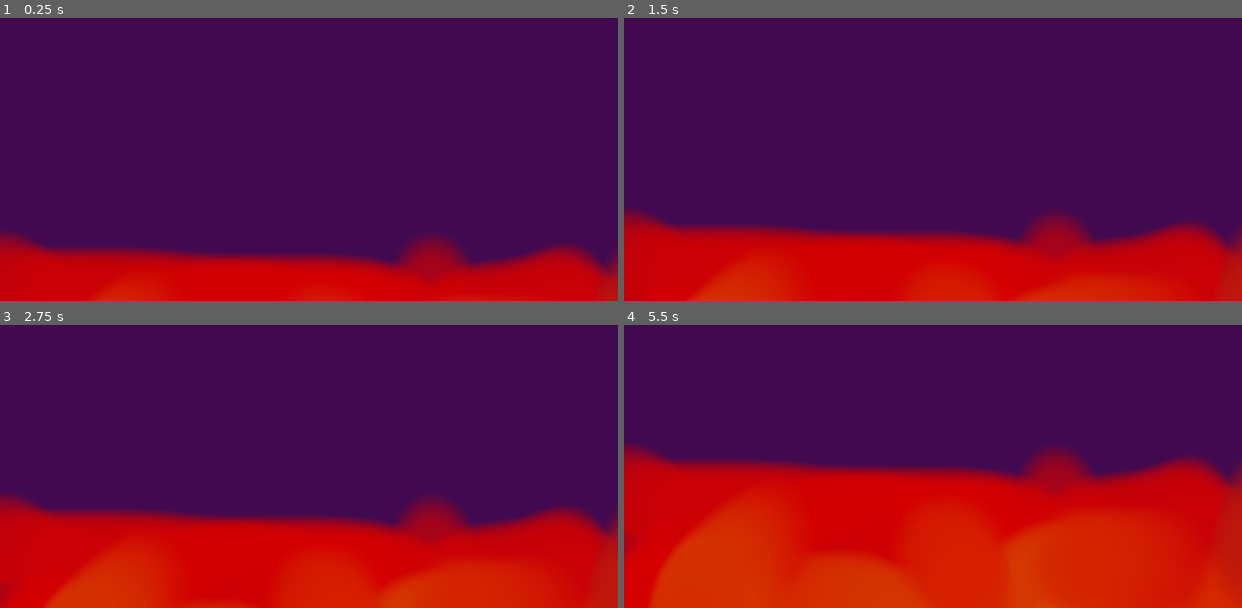
Above: before the commit, frames 1-4 (two rows, left to right).
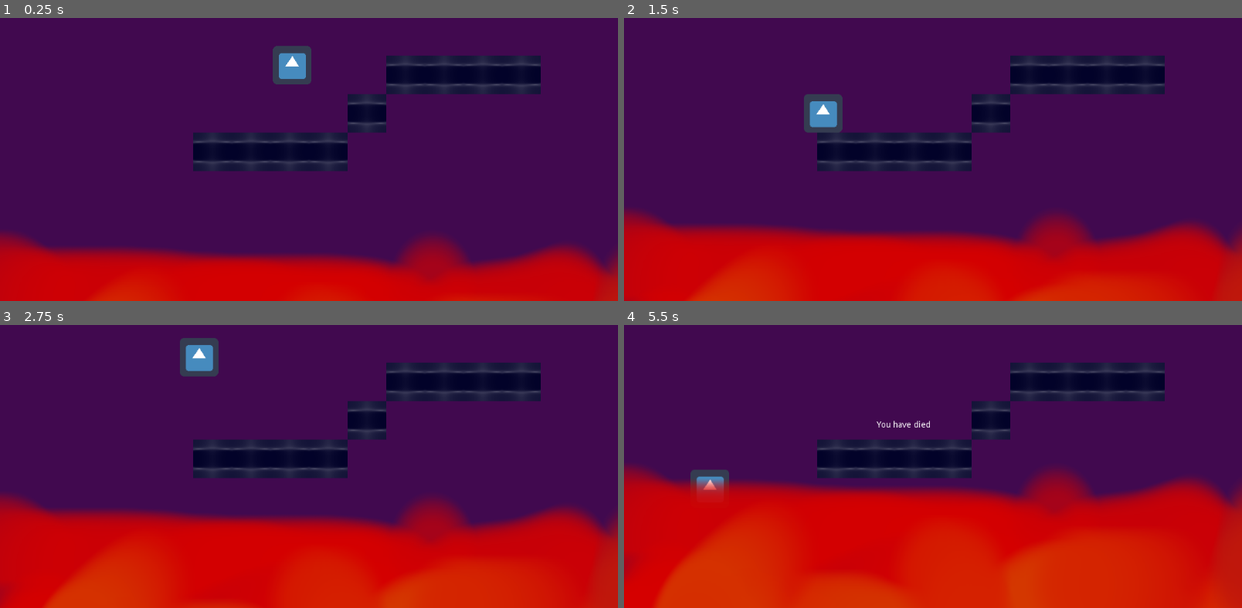
Above: after the commit, the same moments.

Repository: Schmo103/Project-Archimedes-Github-Game-Off-2022-
Game: Godot game, scene res://world.tscn
The game is run twice, just before and just after one commit, with the same random seed, the same clock (stepped at 60 frames per second) and the same inputs. The project has no main scene, so this scene is started directly. The engine's default icon, where the game draws it, is replaced by a stand-in: a white triangle on a blue panel in a dark square.
Inputs:
- Up to frame 1 (0.25 s): no input
- Up to frame 2 (1.5 s): tap Enter (ui_accept) at 0.5, 0.77, 1.07 s; hold A (ui_a, bound only after the commit) 0.53-1.28 s; tap D (ui_d, bound only after the commit) at 0.8, 1.35 s
- Up to frame 3 (2.75 s): tap Enter (ui_accept) at 1.52, 1.82, 2.3 s; tap W (ui_w, bound only after the commit) at 1.55 s; hold W (ui_w, bound only after the commit) from 2.03 s (still down)
- Up to frame 4 (5.5 s): release W (ui_w, bound only after the commit) at 2.78 s; tap Enter (ui_accept) at 2.85, 3.02, 3.32, 3.77, 4.07, 4.52, 4.82, 5.3 s; tap A (ui_a, bound only after the commit) at 3.05 s; hold A (ui_a, bound only after the commit) 3.53-4.28 s; tap D (ui_d, bound only after the commit) at 3.8, 4.35 s; tap W (ui_w, bound only after the commit) at 4.55 s; hold W (ui_w, bound only after the commit) from 5.03 s (still down)

The runs differ from the first frame. In frame 1, 8.4% of the frame differs, in the area x 31-88%, y 9-54%; in frame 2, 8.4%; in frame 3, 8.4%; in frame 4, 22%, in the area x 0-100%, y 13-100%.

Commit message:
added player
added player movement
added death by lava

Diff:
--- a/Archimedes/lava.gd
+++ b/Archimedes/lava.gd
@@ -1,9 +1,10 @@
 extends Sprite
 var MAX_HEIGHT = 0
-onready var HEIGHT = position.y - 300
+var down_offset = 340
+onready var HEIGHT = position.y - down_offset
 var speed = .5
 
 func _process(_delta):
 	if HEIGHT > MAX_HEIGHT:
 		position.y -= speed
-		HEIGHT = position.y - 300
+		HEIGHT = position.y - down_offset
--- /dev/null
+++ b/Archimedes/player.gd
@@ -0,0 +1,38 @@
+extends KinematicBody2D
+var speed = 250
+var velocity = Vector2(0, 0)
+var jump = false
+var grav = 20
+var jump_speed = 500
+
+onready var world = get_parent()
+
+func _ready():
+	pass
+
+func die():
+	print("You have died")
+	get_tree().paused = true
+	world.get_node("death_note").visible = true
+
+func _physics_process(_delta):
+	velocity.x = 0 #velocity left/right resets
+	jump = false
+	if Input.is_action_pressed("ui_a"):
+		velocity.x -= speed
+	if Input.is_action_pressed("ui_d"):
+		velocity.x += speed
+	if Input.is_action_pressed("ui_accept") or Input.is_action_pressed("ui_w"):
+		jump = true
+	if is_on_floor():
+		if velocity.y > 1:
+			velocity.y = 0
+		if jump:
+			velocity.y -= jump_speed
+	else:
+		velocity.y += grav
+	move_and_slide(velocity, Vector2(0, -1))
+
+	#check if still alive
+	if position.y >= world.get_node("Lava").HEIGHT:
+			die()
--- a/Archimedes/project.godot
+++ b/Archimedes/project.godot
@@ -17,6 +17,29 @@
 
 common/drop_mouse_on_gui_input_disabled=true
 
+[input]
+
+ui_w={
+"deadzone": 0.5,
+"events": [ Object(InputEventKey,"resource_local_to_scene":false,"resource_name":"","device":0,"alt":false,"shift":false,"control":false,"meta":false,"command":false,"pressed":false,"scancode":87,"physical_scancode":0,"unicode":0,"echo":false,"script":null)
+ ]
+}
+ui_a={
+"deadzone": 0.5,
+"events": [ Object(InputEventKey,"resource_local_to_scene":false,"resource_name":"","device":0,"alt":false,"shift":false,"control":false,"meta":false,"command":false,"pressed":false,"scancode":65,"physical_scancode":0,"unicode":0,"echo":false,"script":null)
+ ]
+}
+ui_s={
+"deadzone": 0.5,
+"events": [ Object(InputEventKey,"resource_local_to_scene":false,"resource_name":"","device":0,"alt":false,"shift":false,"control":false,"meta":false,"command":false,"pressed":false,"scancode":83,"physical_scancode":0,"unicode":0,"echo":false,"script":null)
+ ]
+}
+ui_d={
+"deadzone": 0.5,
+"events": [ Object(InputEventKey,"resource_local_to_scene":false,"resource_name":"","device":0,"alt":false,"shift":false,"control":false,"meta":false,"command":false,"pressed":false,"scancode":68,"physical_scancode":0,"unicode":0,"echo":false,"script":null)
+ ]
+}
+
 [physics]
 
 common/enable_pause_aware_picking=true
--- /dev/null
+++ b/Archimedes/tilesets/tile_set.tres
@@ -0,0 +1,29 @@
+[gd_resource type="TileSet" load_steps=3 format=2]
+
+[ext_resource path="res://art/brick.png" type="Texture" id=1]
+
+[sub_resource type="ConvexPolygonShape2D" id=1]
+points = PoolVector2Array( 0, 0, 64, 0, 64, 64, 0, 64 )
+
+[resource]
+0/name = "Sprite"
+0/texture = ExtResource( 1 )
+0/tex_offset = Vector2( 0, 0 )
+0/modulate = Color( 1, 1, 1, 1 )
+0/region = Rect2( 0, 0, 64, 64 )
+0/tile_mode = 0
+0/occluder_offset = Vector2( 32, 32 )
+0/navigation_offset = Vector2( 32, 32 )
+0/shape_offset = Vector2( 0, 0 )
+0/shape_transform = Transform2D( 1, 0, 0, 1, 0, 0 )
+0/shape = SubResource( 1 )
+0/shape_one_way = false
+0/shape_one_way_margin = 1.0
+0/shapes = [ {
+"autotile_coord": Vector2( 0, 0 ),
+"one_way": false,
+"one_way_margin": 1.0,
+"shape": SubResource( 1 ),
+"shape_transform": Transform2D( 1, 0, 0, 1, 0, 0 )
+} ]
+0/z_index = 0
--- /dev/null
+++ b/Archimedes/tilesets/tile_set.tscn
@@ -0,0 +1,17 @@
+[gd_scene load_steps=3 format=2]
+
+[ext_resource path="res://art/brick.png" type="Texture" id=1]
+
+[sub_resource type="RectangleShape2D" id=1]
+extents = Vector2( 32, 32 )
+
+[node name="Node2D" type="Node2D"]
+
+[node name="StaticBody2D" type="StaticBody2D" parent="."]
+position = Vector2( 32, 32 )
+
+[node name="Sprite" type="Sprite" parent="StaticBody2D"]
+texture = ExtResource( 1 )
+
+[node name="CollisionShape2D" type="CollisionShape2D" parent="StaticBody2D"]
+shape = SubResource( 1 )
--- a/Archimedes/world.tscn
+++ b/Archimedes/world.tscn
@@ -1,7 +1,13 @@
-[gd_scene load_steps=3 format=2]
+[gd_scene load_steps=7 format=2]
 
 [ext_resource path="res://art/lava.png" type="Texture" id=1]
 [ext_resource path="res://lava.gd" type="Script" id=2]
+[ext_resource path="res://art/icon.png" type="Texture" id=3]
+[ext_resource path="res://tilesets/tile_set.tres" type="TileSet" id=4]
+[ext_resource path="res://player.gd" type="Script" id=5]
+
+[sub_resource type="RectangleShape2D" id=1]
+extents = Vector2( 32, 32 )
 
 [node name="World" type="Node2D"]
 
@@ -12,8 +18,36 @@
 margin_bottom = 904.0
 color = Color( 0.258824, 0.0392157, 0.313726, 1 )
 
+[node name="terrain" type="TileMap" parent="."]
+tile_set = ExtResource( 4 )
+format = 1
+tile_data = PoolIntArray( 196618, 0, 0, 196619, 0, 0, 196620, 0, 0, 196621, 0, 0, 262153, 0, 0, 327685, 0, 0, 327686, 0, 0, 327687, 0, 0, 327688, 0, 0 )
+
+[node name="player" type="KinematicBody2D" parent="."]
+position = Vector2( 484, 168 )
+script = ExtResource( 5 )
+__meta__ = {
+"_edit_group_": true
+}
+
+[node name="Sprite" type="Sprite" parent="player"]
+texture = ExtResource( 3 )
+
+[node name="CollisionShape2D" type="CollisionShape2D" parent="player"]
+shape = SubResource( 1 )
+
 [node name="Lava" type="Sprite" parent="."]
 position = Vector2( 496, 861 )
 scale = Vector2( 1, 1.31 )
 texture = ExtResource( 1 )
 script = ExtResource( 2 )
+
+[node name="death_note" type="Label" parent="."]
+visible = false
+margin_left = 326.0
+margin_top = 196.0
+margin_right = 601.0
+margin_bottom = 396.0
+text = "You have died"
+align = 1
+valign = 1
Binary file added: Archimedes/art/brick.png
Not shown, added: Archimedes/art/brick.png.import
